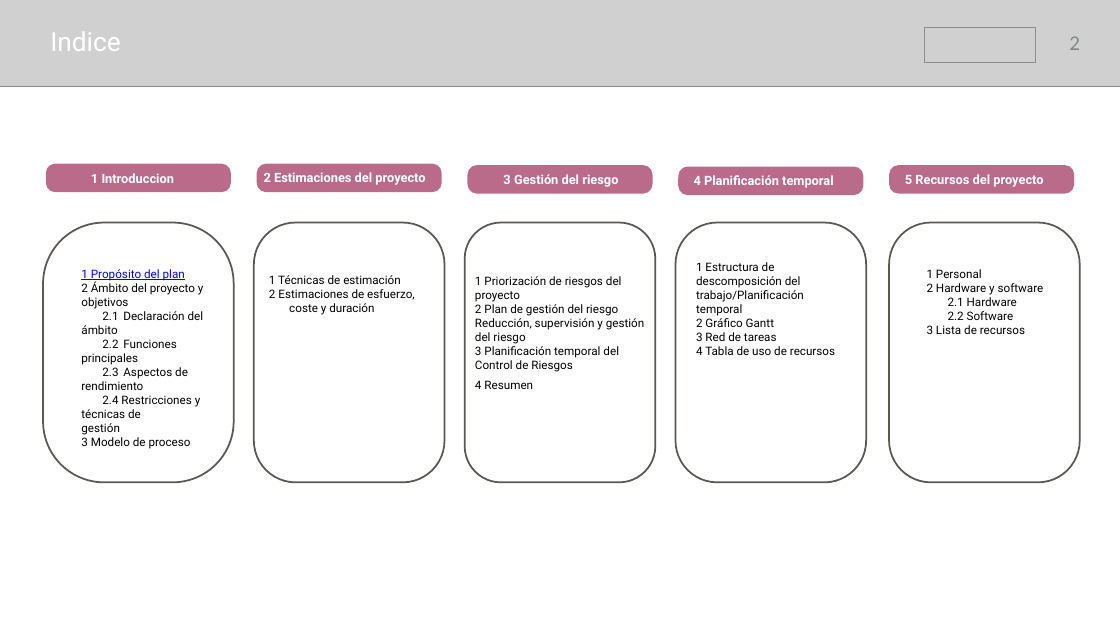
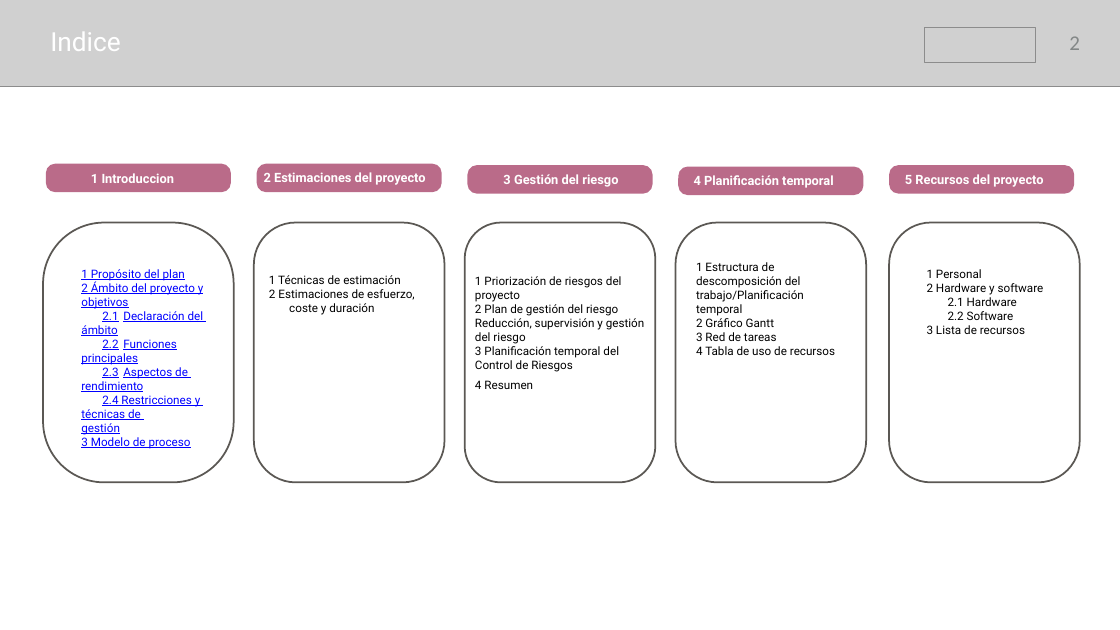
Before and after one commit to samusolo/iDoctor, a slide deck: slide 2 of Plan de proyecto.pptx. Drawn at 1120x630 pixels with LibreOffice and Linux fonts; fonts in the diff are those of the drawing; grey boxes stand for pictures. Boxes give left, top, right and bottom in pixels: in the first picture for what was removed or moved away, otherwise in the second. Text is boxed around its words. In the diff, an @@ line names an element or a change of style, - is before the commit and + after.

```diff
--- a/Plan de proyecto.pptx
+++ b/Plan de proyecto.pptx
@@ text at (81, 281, 204, 449): text colour #000000 to #0000FF, underline on in "2 Ámbito del proyecto y objetivos", "2.1 Declaración del ámbito", "2.2 Funciones principales", "2.3 Aspectos de rendimiento" and 2 more places @@
```
Also in this commit, not shown: 2 other slides changed, 9 slides added.
